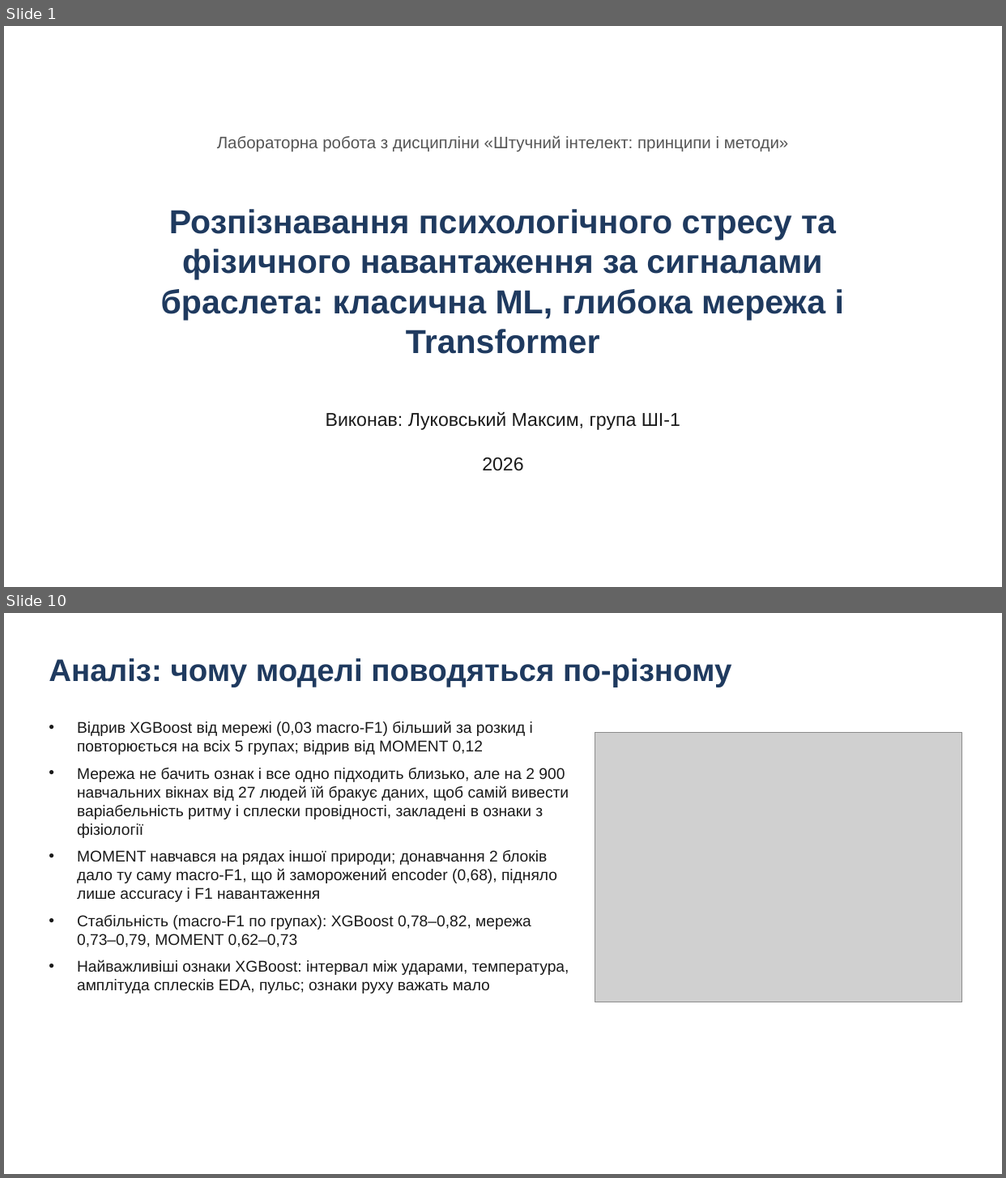
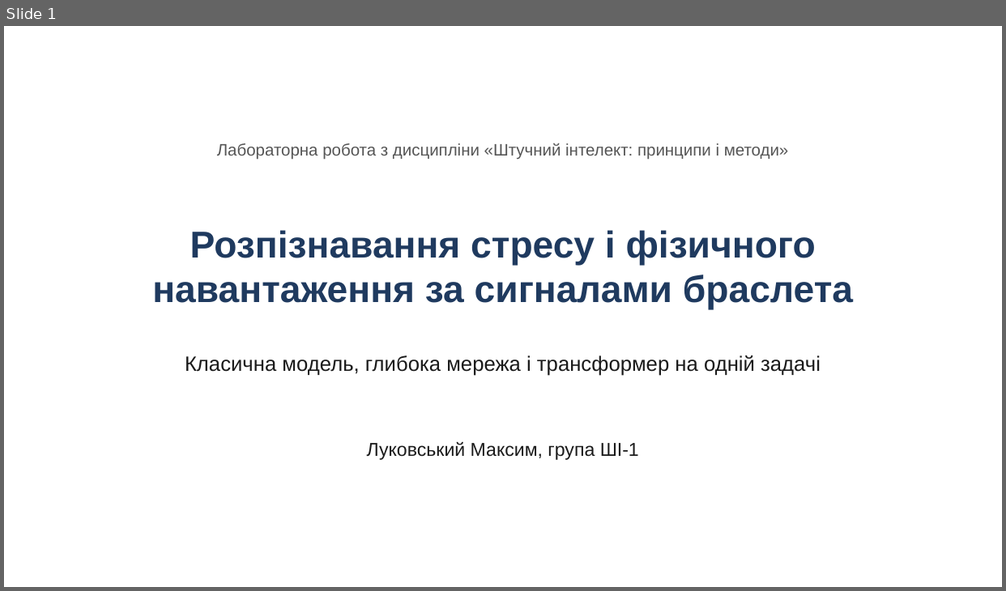
Before and after one commit to lukovskiy541/wearable-stress-exercise, a slide deck: presentation.pptx. Shown one above the other, each under a label of ours: slides 1 and 10 before the commit, slide 1 after it; the slides between them are not shown. The pictures are 1006x1178 and 1006x591 pixels, drawn with LibreOffice and Linux fonts; fonts in the diff are those of the drawing; grey boxes stand for pictures. Boxes give left, top, right and bottom in pixels: in the first picture for what was removed or moved away, otherwise in the second. Text is boxed around its words. In the diff, an @@ line names an element or a change of style, - is before the commit and + after.

Commit message:
Simplify presentation, add speech text

```diff
--- a/presentation.pptx
+++ b/presentation.pptx
@@ slide 10 removed at bbox=[4, 613, 1002, 1174], background #FFFFFF @@
@@ text removed at bbox=[49, 658, 731, 688] @@
-Аналіз: чому моделі поводяться по-різному
@@ text removed at bbox=[77, 721, 569, 994] @@
-• Відрив XGBoost від мережі (0,03 macro-F1) більший за розкид і повторюється на всіх 5 групах; відрив від MOMENT 0,12
-• Мережа не бачить ознак і все одно підходить близько, але на 2 900 навчальних вікнах від 27 людей їй бракує даних, щоб самій вивести варіабельність ритму і сплески провідності, закладені в ознаки з фізіології
-• MOMENT навчався на рядах іншої природи; донавчання 2 блоків дало ту саму macro-F1, що й заморожений encoder (0,68), підняло лише accuracy і F1 навантаження
-• Стабільність (macro-F1 по групах): XGBoost 0,78–0,82, мережа 0,73–0,79, MOMENT 0,62–0,73
-• Найважливіші ознаки XGBoost: інтервал між ударами, температура, амплітуда сплесків EDA, пульс; ознаки руху важать мало
@@ picture removed at bbox=[595, 733, 962, 1003] @@
@@ slide 1 changed as well @@
@@ text "Лабораторна робота з дисципліни «Штучний ...": place and size @@
-text "Лабораторна робота з дисципліни «Штучний ..." at bbox=[217, 136, 789, 152]
+text "Лабораторна робота з дисципліни «Штучний ..." at bbox=[217, 143, 789, 160]
@@ text at bbox=[152, 230, 853, 310]: text changed; size 32 to 36 pt @@
-Розпізнавання психологічного стресу та фізичного навантаження за сигналами браслета: класична ML, глибока мережа і Transformer
+Розпізнавання стресу і фізичного навантаження за сигналами браслета
@@ text added at bbox=[185, 356, 820, 376], 20 pt, text #1A1A1A @@
+Класична модель, глибока мережа і трансформер на одній задачі
@@ text at bbox=[367, 442, 639, 460]: text changed @@
-Виконав: Луковський Максим, група ШІ-1
+Луковський Максим, група ШІ-1
@@ text removed at bbox=[482, 458, 523, 472] @@
-2026
```
Also in this commit, not shown: 3 other slides changed, 8 slides added, 7 other slides removed, 2 other files.
